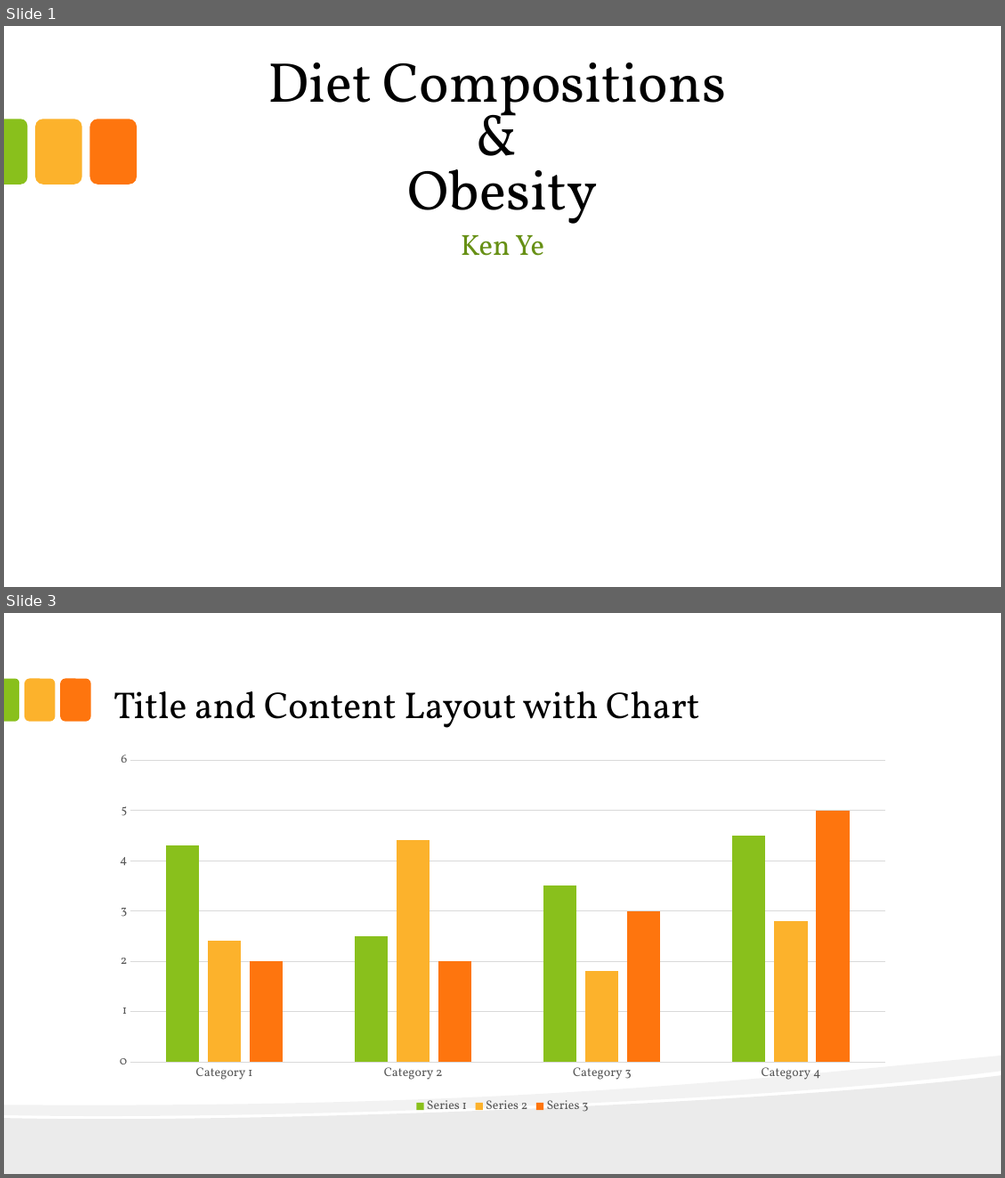
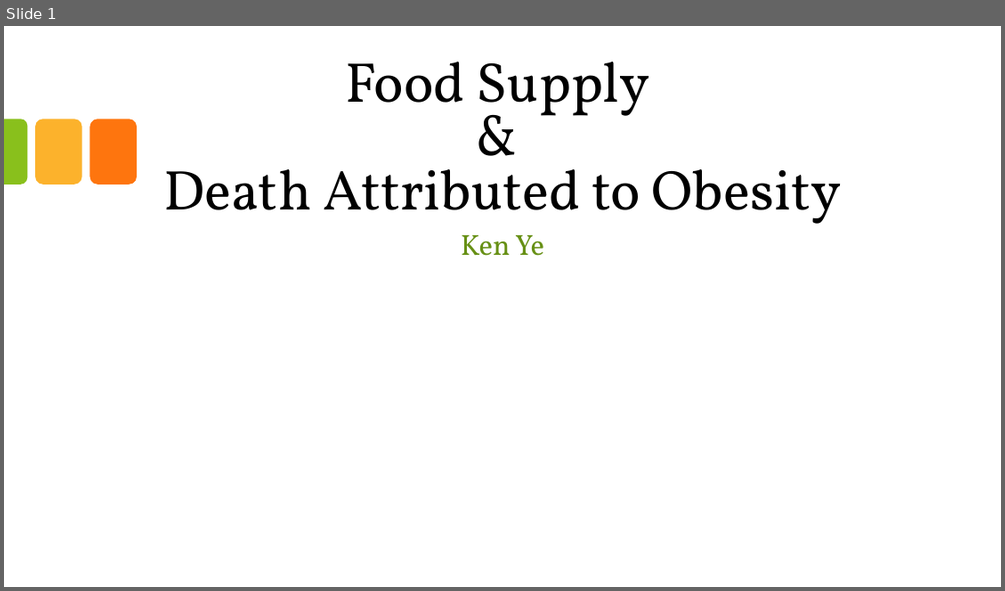
Before and after one commit to KenYe23/Diet-Compositions-and-Obesity, a slide deck: Food Supply and Death Attributed to Obesity.pptx. Shown one above the other, each under a label of ours: slides 1 and 3 before the commit, slide 1 after it; the slides between them are not shown. The pictures are 1005x1178 and 1005x591 pixels, drawn with LibreOffice and Linux fonts; fonts in the diff are those of the drawing; background and template pictures are left out. Boxes give left, top, right and bottom in pixels: in the first picture for what was removed or moved away, otherwise in the second. Text is boxed around its words. In the diff, an @@ line names an element or a change of style, - is before the commit and + after.

```diff
--- a/Food Supply and Death Attributed to Obesity.pptx
+++ b/Food Supply and Death Attributed to Obesity.pptx
@@ slide 3 removed at [4,613,1001,1174], background #FFFFFF @@
@@ round same rect removed at [4,679,20,722] @@
@@ rounded rectangle removed at [24,679,55,722] @@
@@ rounded rectangle removed at [60,679,90,722] @@
@@ title removed at [113,691,700,728] @@
-Title and Content Layout with Chart
@@ column chart removed at [104,744,900,1118] @@
-categories: Category 1, Category 2, Category 3, Category 4
-Series 1: 4.3, 2.5, 3.5, 4.5
-Series 2: 2.4, 4.4, 1.8, 2.8
-Series 3: 2, 2, 3, 5
@@ freeform shape removed at [4,1055,1001,1174] @@
@@ freeform shape removed at [4,1076,1001,1174] @@
@@ slide 1 changed as well @@
@@ title at [164,62,841,224]: text changed @@
-Diet Compositions
-&
-Obesity
+Food Supply
+&
+Death Attributed to Obesity
```
Also in this commit, not shown: 27 slides added, 5 other slides removed, 6 other files.
